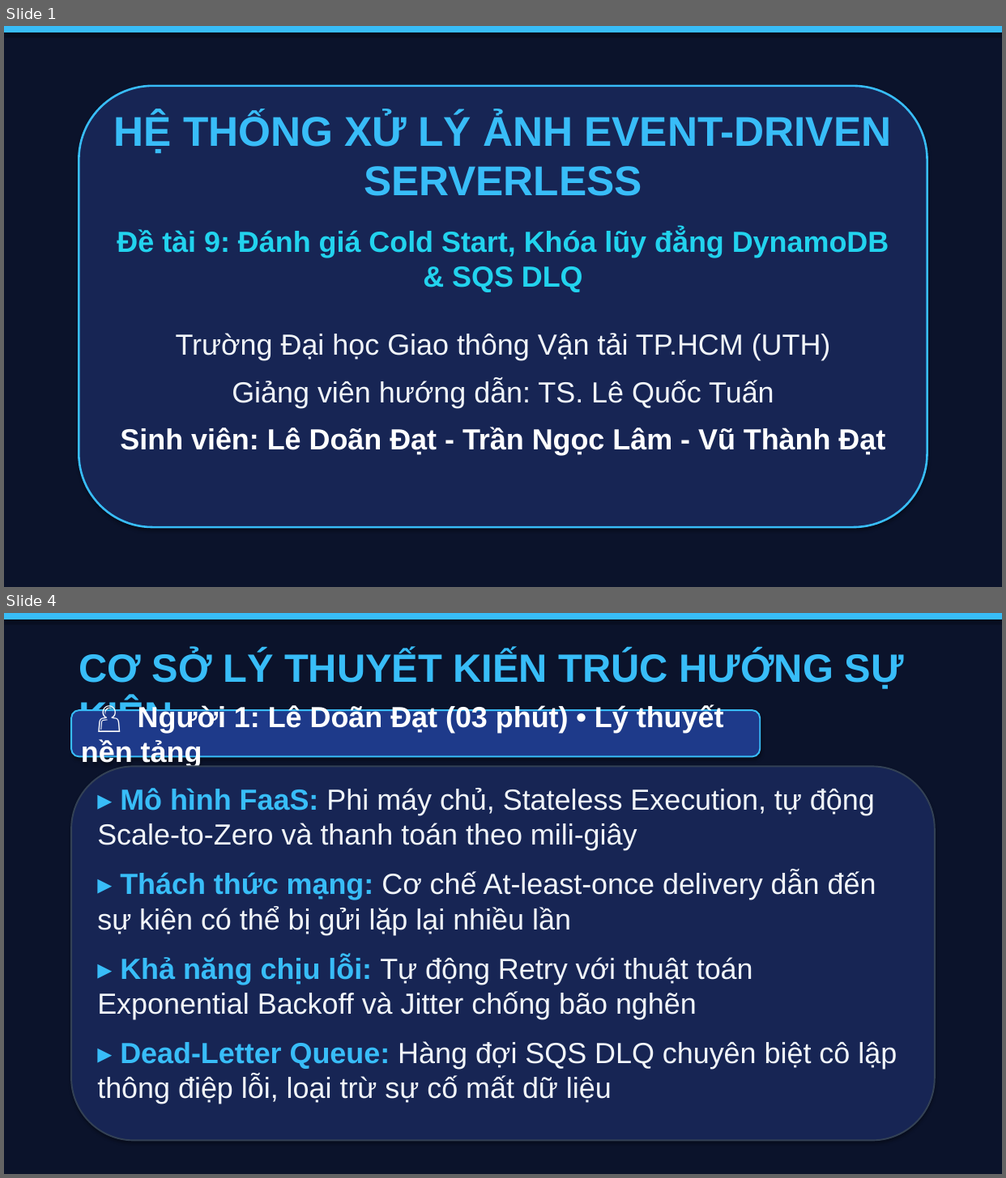
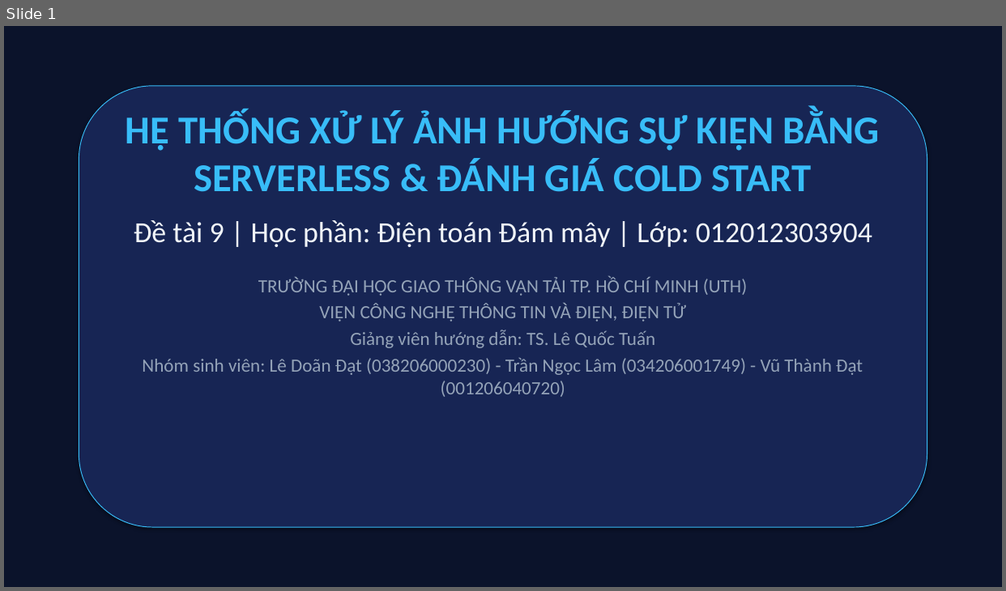
Before and after one commit to datdanghoccode/DTDM_XuLyAnh_Serverless, a slide deck: docs/DTDM_ThuyetTrinh_DeTai9.pptx. Shown one above the other, each under a label of ours: slides 1 and 4 before the commit, slide 1 after it; the slides between them are not shown. The pictures are 1006x1178 and 1006x591 pixels, drawn with LibreOffice and Linux fonts; fonts in the diff are those of the drawing. Boxes give left, top, right and bottom in pixels: in the first picture for what was removed or moved away, otherwise in the second. Text is boxed around its words. In the diff, an @@ line names an element or a change of style, - is before the commit and + after.

Commit message:
docs: cap nhat 24 slide thuyet trinh 3 thanh vien va bieu do minh chung

```diff
--- a/docs/DTDM_ThuyetTrinh_DeTai9.pptx
+++ b/docs/DTDM_ThuyetTrinh_DeTai9.pptx
@@ slide 4 removed at bbox=[4, 613, 1002, 1174], background #FFFFFF @@
@@ rectangle removed at bbox=[4, 613, 1002, 1174] @@
@@ rectangle removed at bbox=[4, 613, 1002, 619] @@
@@ text removed at bbox=[79, 651, 904, 734] @@
-CƠ SỞ LÝ THUYẾT KIẾN TRÚC HƯỚNG SỰ KIỆN
@@ rounded rectangle removed at bbox=[71, 710, 760, 756] @@
-👤 Người 1: Lê Doãn Đạt (03 phút) • Lý thuyết nền tảng
@@ rounded rectangle removed at bbox=[71, 766, 935, 1141] @@
@@ text removed at bbox=[97, 788, 897, 1104] @@
-▸ Mô hình FaaS: Phi máy chủ, Stateless Execution, tự động Scale-to-Zero và thanh toán theo mili-giây
-▸ Thách thức mạng: Cơ chế At-least-once delivery dẫn đến sự kiện có thể bị gửi lặp lại nhiều lần
-▸ Khả năng chịu lỗi: Tự động Retry với thuật toán Exponential Backoff và Jitter chống bão nghẽn
-▸ Dead-Letter Queue: Hàng đợi SQS DLQ chuyên biệt cô lập thông điệp lỗi, loại trừ sự cố mất dữ liệu
@@ slide 1 changed as well @@
@@ rectangle removed at bbox=[4, 26, 1002, 32] @@
@@ rounded rectangle at bbox=[79, 86, 927, 527]: outline #38BDF8 2 pt to #38BDF8 0.75 pt @@
@@ text at bbox=[126, 111, 880, 322]: text changed; size 28 to 18 pt; font Arial to Calibri; text colour #22D3EE to #94A3B8; bold off @@
-HỆ THỐNG XỬ LÝ ẢNH EVENT-DRIVEN SERVERLESS
-Đề tài 9: Đánh giá Cold Start, Khóa lũy đẳng DynamoDB & SQS DLQ
-Trường Đại học Giao thông Vận tải TP.HCM (UTH)
+HỆ THỐNG XỬ LÝ ẢNH HƯỚNG SỰ KIỆN BẰNG SERVERLESS & ĐÁNH GIÁ COLD START
+Đề tài 9 | Học phần: Điện toán Đám mây | Lớp: 012012303904
+TRƯỜNG ĐẠI HỌC GIAO THÔNG VẬN TẢI TP. HỒ CHÍ MINH (UTH)
+VIỆN CÔNG NGHỆ THÔNG TIN VÀ ĐIỆN, ĐIỆN TỬ
@@ text at bbox=[350, 330, 655, 348]: size 28 to 18 pt, font Arial to Calibri, text colour #F1F5F9 to #94A3B8 in "Giảng viên hướng dẫn: TS. Lê Quốc ..."; less space between paragraphs @@
@@ text at bbox=[142, 358, 863, 397]: text changed; size 28 to 18 pt; font Arial to Calibri; text colour #FFFFFF to #94A3B8; bold off @@
-Sinh viên: Lê Doãn Đạt - Trần Ngọc Lâm - Vũ Thành Đạt
+Nhóm sinh viên: Lê Doãn Đạt (038206000230) - Trần Ngọc Lâm (034206001749) - Vũ Thành Đạt (001206040720)
```
Also in this commit, not shown: 2 other slides changed, 21 slides added, 10 other slides removed, 4 other files.
